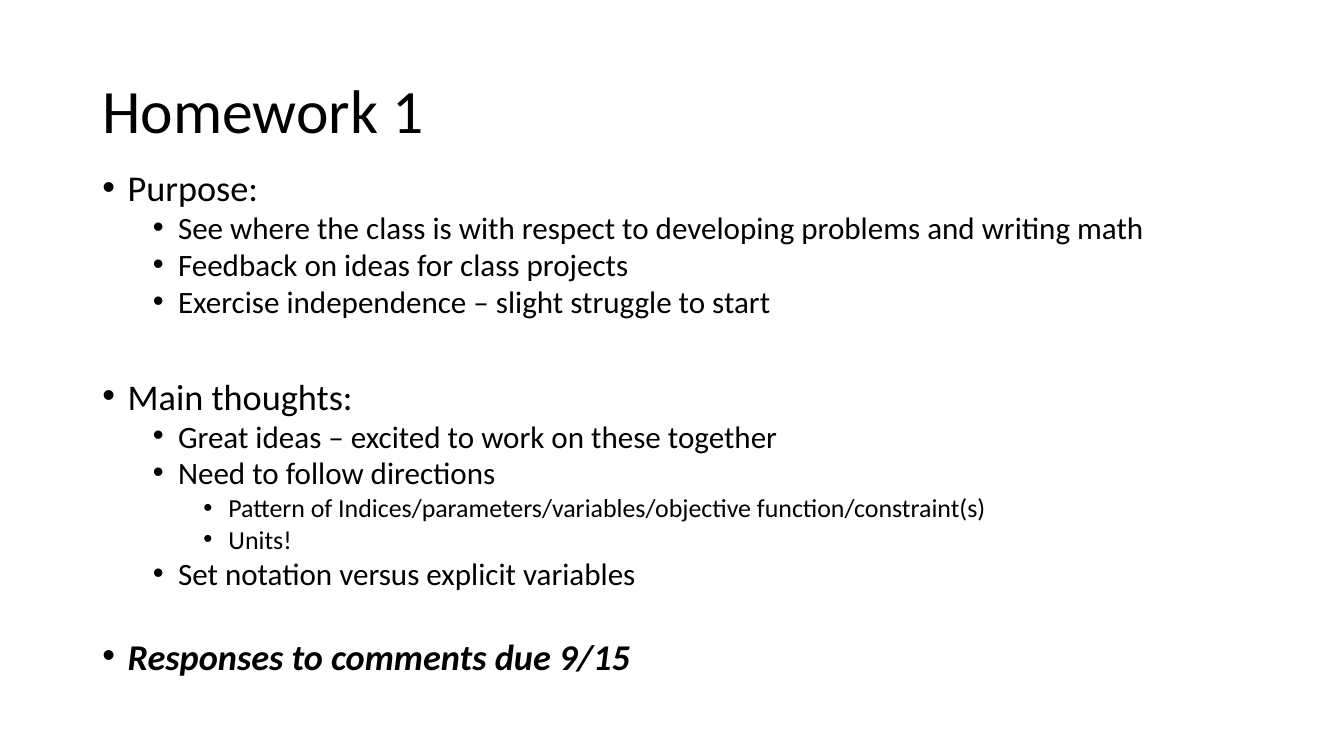
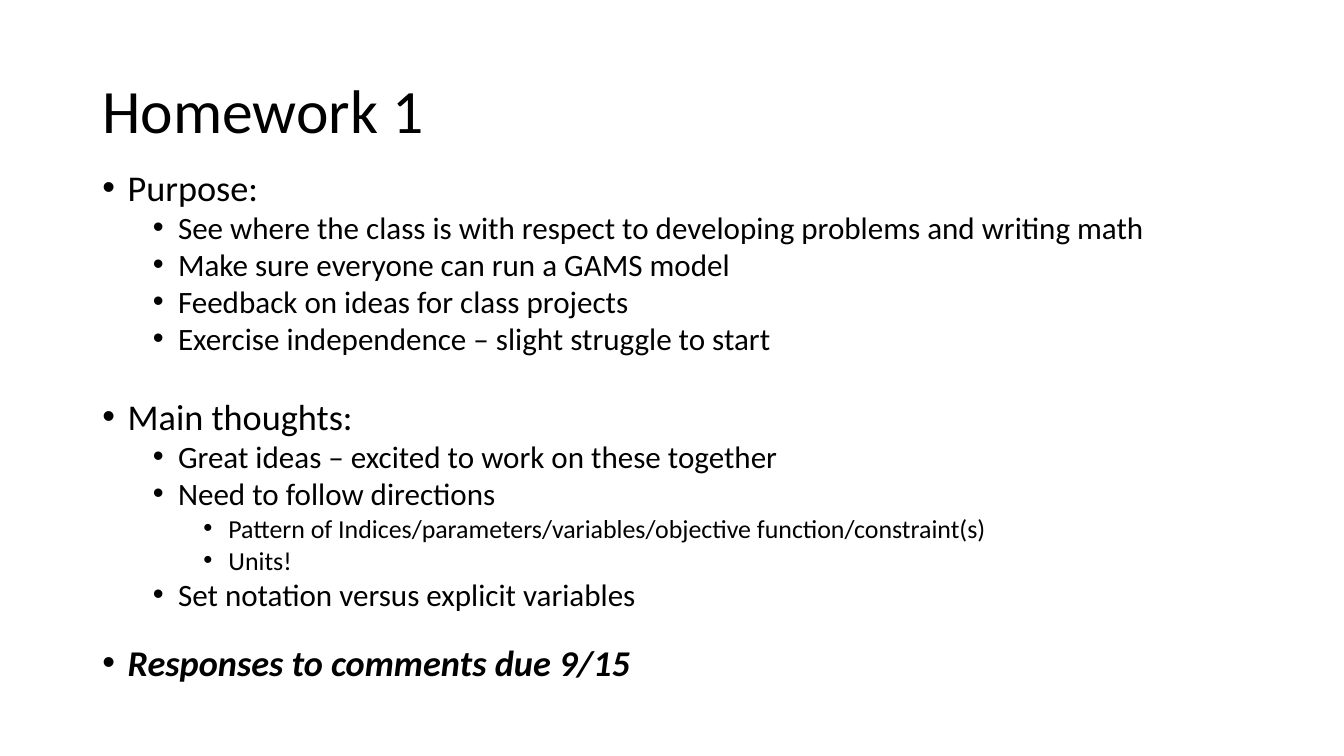
Before and after one commit to maxxb77/EBGN632_2019, a slide deck: slide 3 of ClassSlides/Course2.pptx. Drawn at 1344x756 pixels with LibreOffice and Linux fonts; fonts in the diff are those of the drawing. Boxes give left, top, right and bottom in pixels: in the first picture for what was removed or moved away, otherwise in the second. Text is boxed around its words. In the diff, an @@ line names an element or a change of style, - is before the commit and + after.

```diff
--- a/ClassSlides/Course2.pptx
+++ b/ClassSlides/Course2.pptx
@@ text at (x1=178, y1=254, x2=730, y2=281): paragraph added @@
+  • Make sure everyone can run a GAMS model
```
Also in this commit, not shown: 3 slides added.
